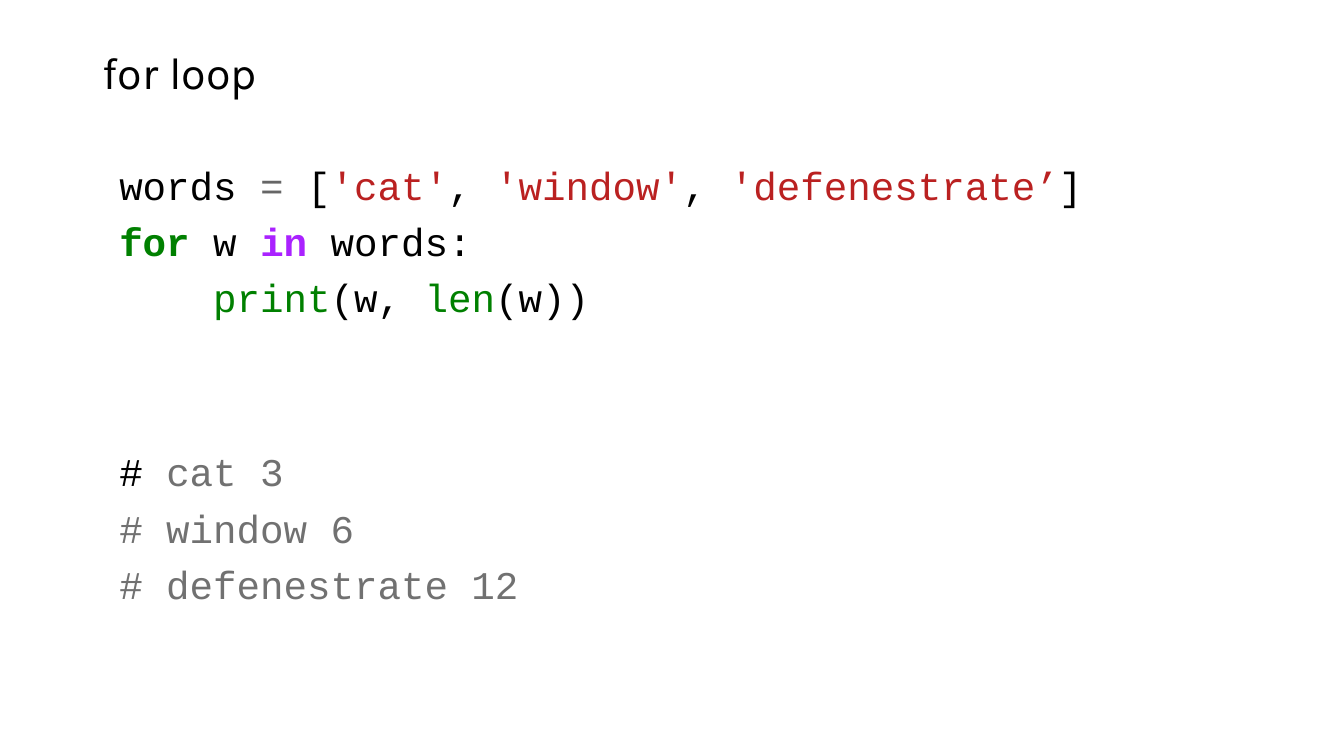
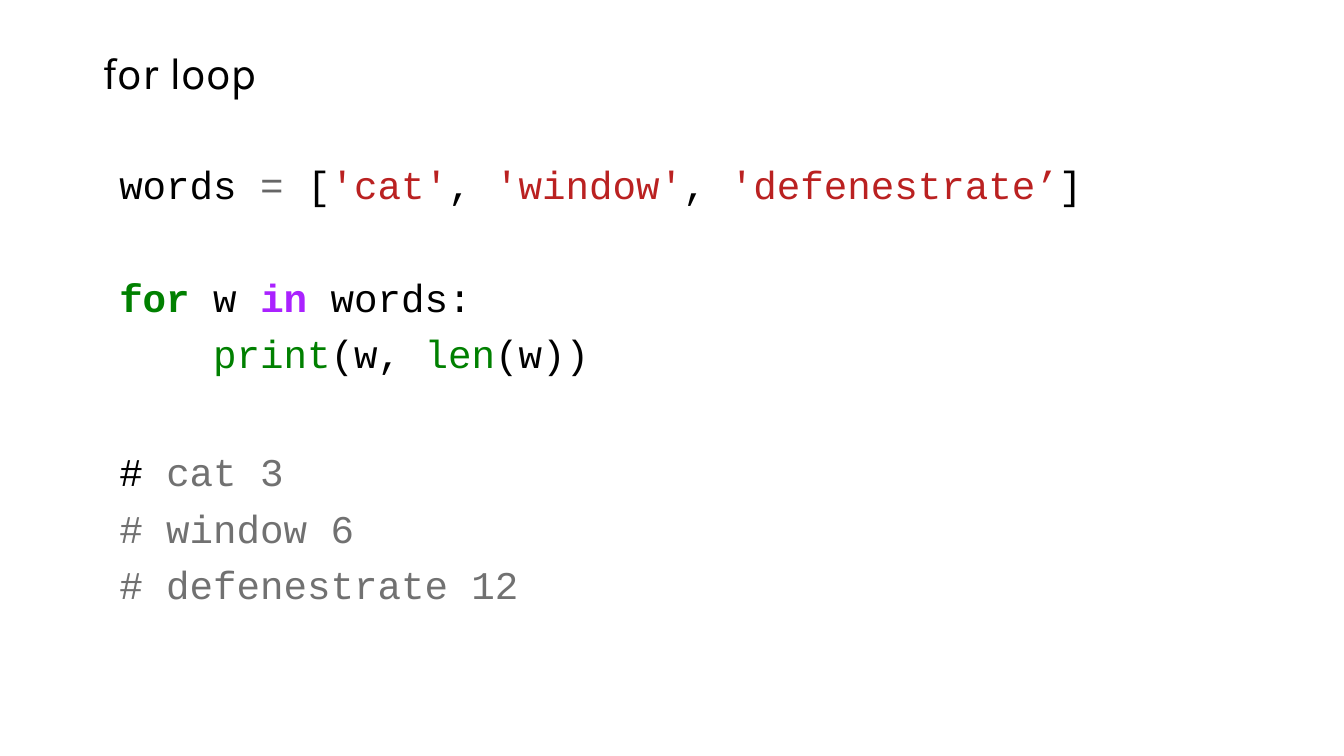
Before and after one commit to liu3zhenlab/teaching, a slide deck: slide 12 of PLPTH813Bioinformatis/2025/1_lecture/lecture16_Python.pptx (slide 11 before the commit). Drawn at 1344x756 pixels with LibreOffice and Linux fonts; fonts in the diff are those of the drawing. Boxes give left, top, right and bottom in pixels: in the first picture for what was removed or moved away, otherwise in the second. Text is boxed around its words. In the diff, an @@ line names an element or a change of style, - is before the commit and + after.

```diff
--- a/PLPTH813Bioinformatis/2025/1_lecture/lecture16_Python.pptx
+++ b/PLPTH813Bioinformatis/2025/1_lecture/lecture16_Python.pptx
@@ text "words = ['cat', 'window', 'defenestrate’]" rewrapped from (119, 172, 1082, 320) to (119, 171, 1082, 376) @@
```
Also in this commit, not shown: 13 other slides changed, 1 slide added.
